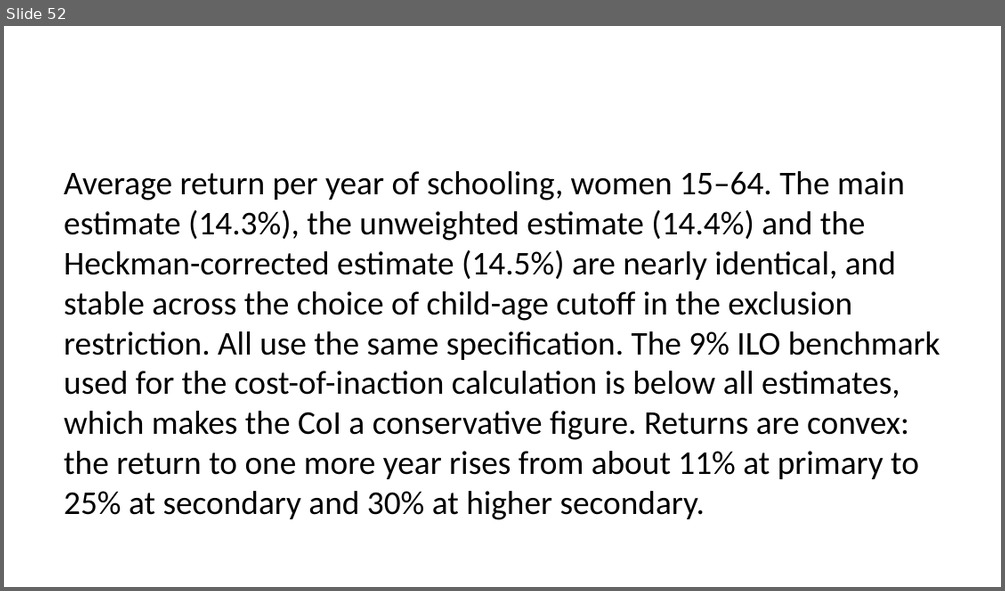
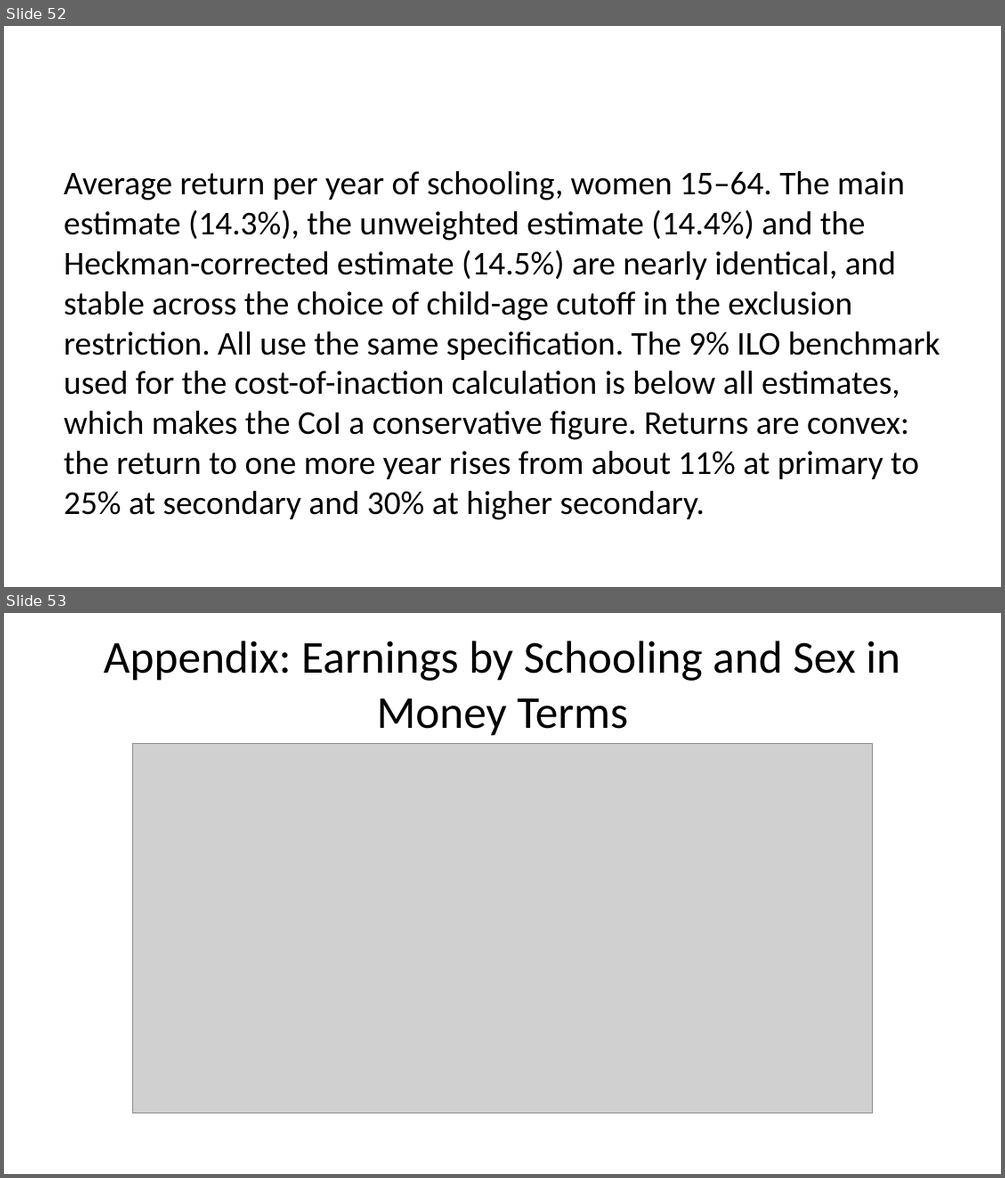
Before and after one commit to hgrueso/nepal-cost-of-inaction, a slide deck: reports/nepal_slides_en.pptx. Shown one above the other, each under a label of ours: slide 52 before the commit, slides 52 and 53 after it. The pictures are 1005x591 and 1005x1178 pixels, drawn with LibreOffice and Linux fonts; fonts in the diff are those of the drawing; grey boxes stand for pictures. Boxes give left, top, right and bottom in pixels: in the first picture for what was removed or moved away, otherwise in the second. Text is boxed around its words. In the diff, an @@ line names an element or a change of style, - is before the commit and + after.

```diff
--- a/reports/nepal_slides_en.pptx
+++ b/reports/nepal_slides_en.pptx
@@ slide 53 added at [4,613,1001,1174], background #FFFFFF @@
@@ title added at [104,641,900,736], 33 pt, text #000000 @@
+Appendix: Earnings by Schooling and Sex in Money Terms
@@ picture added at [132,744,873,1113] @@
```
Also in this commit, not shown: 8 slides changed, 2 other slides added, 1 slide removed, 28 other files.
